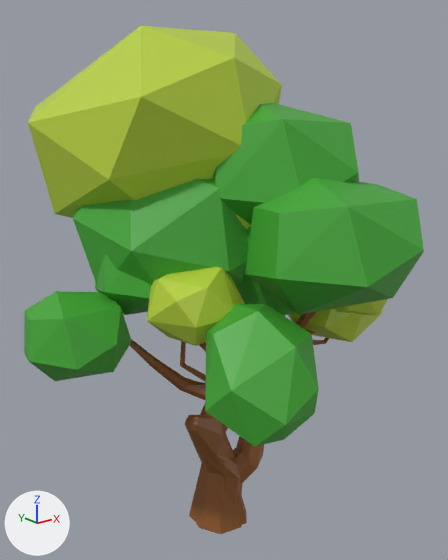
Before and after pictures for a commit that changed the FBX model Assets/nappin/House Props Softpack/Models/Lowpoly_tree_set.fbx.
Both versions are drawn from a 50 mm lens placed at (-1.373, -1.751, 1.733), pointed at (-0.006, -0.041, 1.049). Arrows for +X, +Y and +Z are at lower left; the lights stay in place. Where no turn or scale is listed for an object, it has been applied to the vertices.

Objects in the first picture: 'Lowpoly_Tree_01', 'Lowpoly_Tree_02', 'Lowpoly_Tree_15'.
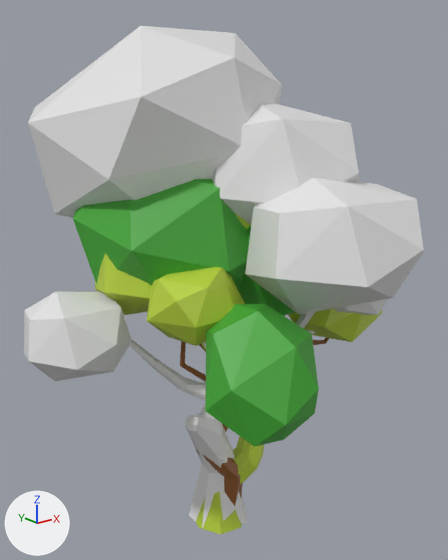
Boxes (x1, y1, x2, y2) around the edits, measured in the pictures (448 x 560 px):
part 1 of me_cube_051, recoloured
    both: (95, 253, 151, 315)
part 2 of me_cube_051, recoloured (brown to green)
    both: (196, 343, 264, 534)
part 3 of me_cube_089, recoloured (green to white)
    both: (28, 26, 388, 315)
part 4 of me_cube_089, recoloured (green to white)
    both: (24, 103, 424, 381)
part 5 of me_cube_089, recoloured (brown to white)
    both: (130, 312, 315, 529)

The change in detail:
Material 'Material.004' (mat_material_004) is new.
Its base color is (0.8, 0.8, 0.8) (white #e7e7e7).
Its roughness is 0.4.
me_cube_051 has 418 vertices, 691 faces and spans x -0.44..0.53, y -0.36..0.45, z 0.0..1.64.
me_cube_051 is used by ob_lowpoly_tree_01; location (0.0, 0.0, 0.0).
me_cube_051 part 1: all 64 faces that had it switch from mat_material_002 (green #42a734) to mat_material_001 (green #bad33e).
me_cube_051 part 2: all 531 faces that had it switch from mat_material_003 (brown #8e5827) to mat_material_001 (green #bad33e).
me_cube_089 has 377 vertices, 640 faces and spans x -0.72..0.49, y -0.69..0.65, z 0.0..1.92.
me_cube_089 is used by ob_lowpoly_tree_15; location (0.0, 0.0, 0.0).
me_cube_089 part 3: all 64 faces that had it switch from mat_material_001 (green #bad33e) to mat_material_004 (white #e7e7e7).
me_cube_089 part 4: all 96 faces that had it switch from mat_material_002 (green #42a734) to mat_material_004 (white #e7e7e7).
me_cube_089 part 5: all 480 faces that had it switch from mat_material_003 (brown #8e5827) to mat_material_004 (white #e7e7e7).
